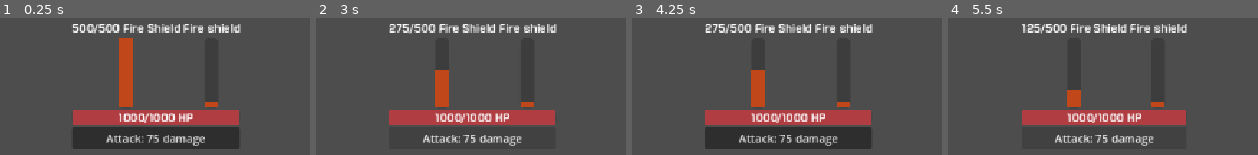
Above: before the commit, frames 1-4 (left to right).
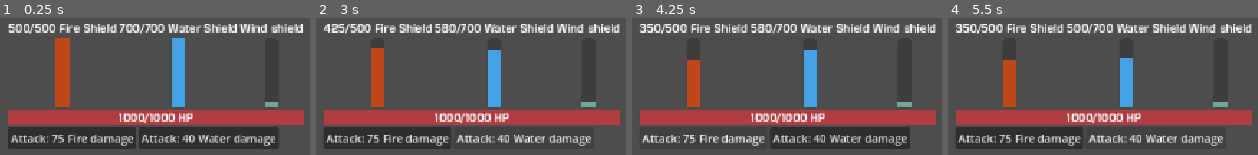
Above: after the commit, the same moments.

Repository: Hazarral/goodnight-Lerax-xathos
Game: Godot game, scene res://canvas_layer.tscn
Same seed, same stepped clock (60 frames per second), same inputs: the game is played once before the commit and once after it.
Inputs (mouse positions are in pixels of both pictures, inside the frame that each line leads up to):
- Up to frame 1 (0.25 s): no input
- Up to frame 2 (3 s): click (471, 138) at 0.5 s, where only the run before the commit has a clickable "Attack: 75 damage"; click (387, 138) at 1.25 s, where only the run after the commit has a clickable "Attack: 75 Fire damage"; click (523, 138) at 2 s, where only the run after the commit has a clickable "Attack: 40 Water damage"; click (471, 138) at 2.75 s, where only the run before the commit has a clickable "Attack: 75 damage"
- Up to frame 3 (4.25 s): click (703, 138) at 3.5 s, where only the run after the commit has a clickable "Attack: 75 Fire damage"
- Up to frame 4 (5.5 s): click (1155, 138) at 4.25 s, where only the run after the commit has a clickable "Attack: 40 Water damage"; click (1103, 138) at 5 s, where only the run before the commit has a clickable "Attack: 75 damage"

The runs differ from the first frame. In frame 1, 23% of the frame differs, in the area x 2-99%, y 4-96%; in frame 2, 21%; in frame 3, 19%; in frame 4, 19%.

Commit message:
added water shield

Diff:
--- a/canvas_layer.tscn
+++ b/canvas_layer.tscn
@@ -6,6 +6,12 @@
 
 [sub_resource type="StyleBoxFlat" id="StyleBoxFlat_jpyye"]
 bg_color = Color(0.7529412, 0.2784314, 0.101960786, 1)
+
+[sub_resource type="StyleBoxFlat" id="StyleBoxFlat_37rai"]
+bg_color = Color(0.2683109, 0.6326049, 0.8877833, 1)
+
+[sub_resource type="StyleBoxFlat" id="StyleBoxFlat_0qrqu"]
+bg_color = Color(0.42611355, 0.6580658, 0.5594767, 1)
 
 [sub_resource type="Theme" id="Theme_jpyye"]
 default_font = ExtResource("2_37rai")
@@ -60,7 +66,7 @@
 
 [node name="WaterShieldLabel" type="Label" parent="VBoxContainer/Shields/WaterGroup" unique_id=1619108021]
 layout_mode = 2
-text = "Fire shield"
+text = "Water shield"
 label_settings = ExtResource("2_0qrqu")
 
 [node name="WaterShield" type="ProgressBar" parent="VBoxContainer/Shields/WaterGroup" unique_id=590252637]
@@ -69,7 +75,28 @@
 size_flags_horizontal = 4
 size_flags_vertical = 1
 mouse_filter = 2
-theme_override_styles/fill = SubResource("StyleBoxFlat_jpyye")
+theme_override_styles/fill = SubResource("StyleBoxFlat_37rai")
+max_value = 500.0
+step = 1.0
+value = 50.0
+fill_mode = 3
+show_percentage = false
+
+[node name="WindGroup" type="VBoxContainer" parent="VBoxContainer/Shields" unique_id=1895000625]
+layout_mode = 2
+
+[node name="WindShieldLabel" type="Label" parent="VBoxContainer/Shields/WindGroup" unique_id=2101749093]
+layout_mode = 2
+text = "Wind shield"
+label_settings = ExtResource("2_0qrqu")
+
+[node name="WindShield" type="ProgressBar" parent="VBoxContainer/Shields/WindGroup" unique_id=1439468867]
+custom_minimum_size = Vector2(20, 100)
+layout_mode = 2
+size_flags_horizontal = 4
+size_flags_vertical = 1
+mouse_filter = 2
+theme_override_styles/fill = SubResource("StyleBoxFlat_0qrqu")
 max_value = 500.0
 step = 1.0
 value = 50.0
@@ -99,9 +126,18 @@
 label_settings = ExtResource("2_0qrqu")
 horizontal_alignment = 1
 
-[node name="Button" type="Button" parent="VBoxContainer" unique_id=1703517866]
+[node name="AttackButtons" type="HBoxContainer" parent="VBoxContainer" unique_id=99204780]
+layout_mode = 2
+
+[node name="FireAttack" type="Button" parent="VBoxContainer/AttackButtons" unique_id=1703517866]
 custom_minimum_size = Vector2(100, 25)
 layout_mode = 2
 text = "Attack: 50 damage"
 
-[connection signal="pressed" from="VBoxContainer/Button" to="." method="_on_button_pressed"]
+[node name="WaterAttack" type="Button" parent="VBoxContainer/AttackButtons" unique_id=2107501839]
+custom_minimum_size = Vector2(100, 25)
+layout_mode = 2
+text = "Attack: 50 damage"
+
+[connection signal="pressed" from="VBoxContainer/AttackButtons/FireAttack" to="." method="_on_fire_attack_pressed"]
+[connection signal="pressed" from="VBoxContainer/AttackButtons/WaterAttack" to="." method="_on_water_attack_pressed"]
--- a/test.gd
+++ b/test.gd
@@ -1,29 +1,54 @@
 extends CanvasLayer
 
+## Shields
 @onready var fire_shield_label := $VBoxContainer/Shields/FireGroup/FireShieldLabel
 @onready var fire_shield_bar := $VBoxContainer/Shields/FireGroup/FireShield
+@export var max_fire_shield := 500
+@export var current_fire_shield := max_fire_shield
+
+@onready var water_shield_label := $VBoxContainer/Shields/WaterGroup/WaterShieldLabel
+@onready var water_shield_bar := $VBoxContainer/Shields/WaterGroup/WaterShield
+@export var max_water_shield := 700
+@export var current_water_shield := max_water_shield
+
+@onready var wind_shield_label := $VBoxContainer/Shields/WindGroup/WindShieldLabel
+@onready var wind_shield_bar := $VBoxContainer/Shields/WindGroup/WindShield
+@export var max_wind_shield := 1000
+@export var current_wind_shield := max_wind_shield
+
+## HP
 @onready var hp_bar := $VBoxContainer/HPBar
 @onready var hp_label := $VBoxContainer/HPBar/Label
-@onready var attack_button := $VBoxContainer/Button
-
-@export var max_fire_shield := 500
-@export var current_fire_shield := max_fire_shield
 @export var max_hp := 1000
 @export var current_hp := max_hp
-@export var damage := 75
-
 var is_dead := false
 
+## Attacks
+@onready var fire_attack_button := $VBoxContainer/AttackButtons/FireAttack
+@export var fire_damage := 75
+
+@onready var water_attack_button := $VBoxContainer/AttackButtons/WaterAttack
+@export var water_damage := 40
+
+## Text
 const FIRE_SHIELD_TEXT := "%d/%d Fire Shield"
+const WATER_SHIELD_TEXT := "%d/%d Water Shield"
 const HP_LABEL_TEXT := "%d/%d HP"
 
 func _ready() -> void:
+	setup_shield_and_hp()
+
+	update_shield_bar(DamageAndDot.DamageType.FIRE)
+	update_shield_bar(DamageAndDot.DamageType.WATER)
+	update_hp_bar()
+
+	fire_attack_button.text = "Attack: %d Fire damage" % fire_damage
+	water_attack_button.text = "Attack: %d Water damage" % water_damage
+
+func setup_shield_and_hp() -> void:
 	fire_shield_bar.max_value = max_fire_shield
+	water_shield_bar.max_value = max_water_shield
 	hp_bar.max_value = max_hp
-
-	update_shield_bar()
-	update_hp_bar()
-	attack_button.text = "Attack: %d damage" % damage
 
 func update_hp_bar() -> void:
 	if is_dead:
@@ -34,31 +59,62 @@
 	hp_label.text = HP_LABEL_TEXT % [current_hp, max_hp]
 	hp_bar.value = current_hp
 
-func update_shield_bar() -> void:
+func update_shield_bar(damage_type : DamageAndDot.DamageType) -> void:
 	if is_dead:
 		print("Target already dead! Shield is of no use.")
 		return
 
-	fire_shield_label.text = FIRE_SHIELD_TEXT % [current_fire_shield, max_fire_shield]
-	fire_shield_bar.value = current_fire_shield
+	match damage_type:
+		DamageAndDot.DamageType.FIRE:
+			fire_shield_label.text = FIRE_SHIELD_TEXT % [current_fire_shield, max_fire_shield]
+			fire_shield_bar.value = current_fire_shield
+		DamageAndDot.DamageType.WATER:
+			water_shield_label.text = WATER_SHIELD_TEXT % [current_water_shield, max_water_shield]
+			water_shield_bar.value = current_water_shield
+		_:
+			print("Other damage not implemented!")
+			return
 
-func _on_button_pressed() -> void:
+func damage(damage_type : DamageAndDot.DamageType, damage : int) -> void:
 	if is_dead:
 		print("Target already dead! You can absorb them instead.")
 		return
 
-	var damage_to_shield := mini(current_fire_shield, damage)
-	current_fire_shield -= damage_to_shield
-	current_hp = maxi(current_hp - (damage - damage_to_shield), 0)
+	## 1. Hit the shield first
+	var damage_to_shield : int = 0
+	match damage_type:
+		DamageAndDot.DamageType.FIRE:
+			damage_to_shield = mini(current_fire_shield, damage)
+			if damage_to_shield > 0 and current_fire_shield <= 0:
+				print("Fire shield broken!")
 
-	if damage_to_shield > 0:
-		update_shield_bar()
-		if current_fire_shield <= 0:
-			print("Fire shield broken!")
+			current_fire_shield -= damage_to_shield
+			update_shield_bar(DamageAndDot.DamageType.FIRE)
+		DamageAndDot.DamageType.WATER:
+			damage_to_shield = mini(current_water_shield, damage)
+			if damage_to_shield > 0 and current_water_shield <= 0:
+				print("Water shield broken!")
 
+			current_water_shield -= damage_to_shield
+			update_shield_bar(DamageAndDot.DamageType.WATER)
+		_:
+			print("Other damage not implemented!")
+			return
+
+	## 2. The surplus will go into HP
+	# This is guaranteed to be non-negative
+	var damage_to_hp := damage - damage_to_shield
+
+	current_hp = maxi(0, current_hp - damage_to_hp)
 	if current_hp <= 0:
-		current_hp = 0 # Clamp nicely
+		print("Target killed!")
 		is_dead = true
-		print("Target killed!")
 
 	update_hp_bar()
+
+func _on_fire_attack_pressed() -> void:
+	damage(DamageAndDot.DamageType.FIRE, fire_damage)
+	print("Called damage function for fire")
+
+func _on_water_attack_pressed() -> void:
+	damage(DamageAndDot.DamageType.WATER, water_damage)
